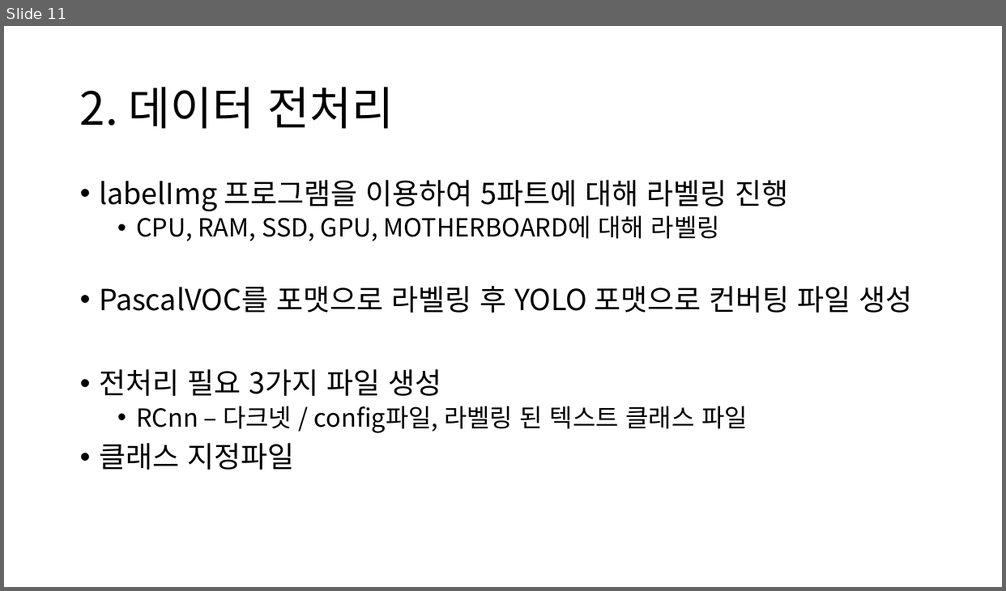
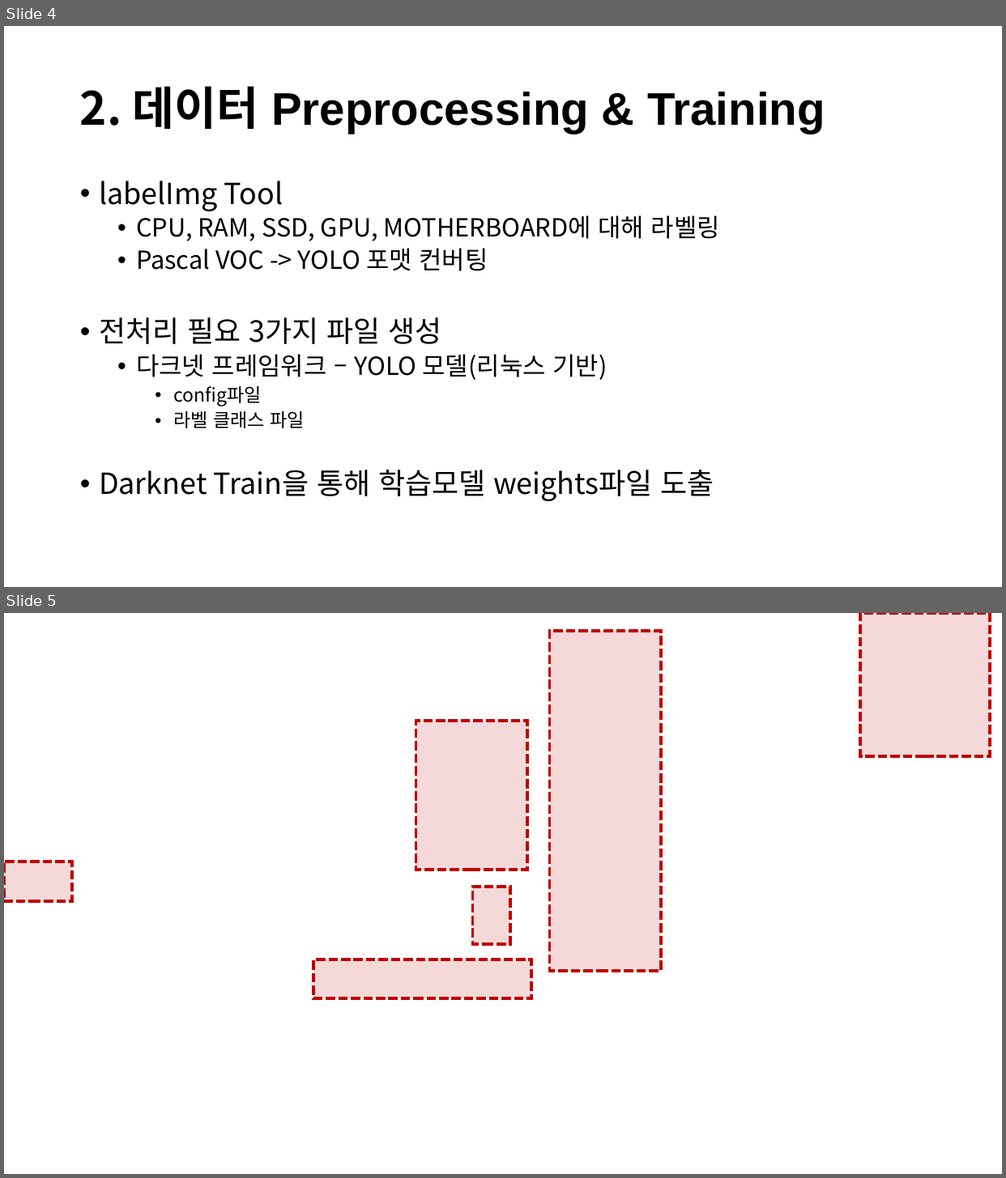
Before and after one commit to Team-Tetrapod/project, a slide deck: 2. 발표자료/PC조립 헬퍼 최종본.pptx. Shown one above the other, each under a label of ours: slide 11 before the commit, slides 4 and 5 after it. The pictures are 1006x591 and 1006x1178 pixels, drawn with LibreOffice and Linux fonts; fonts in the diff are those of the drawing; background and template pictures are left out. Boxes give left, top, right and bottom in pixels: in the first picture for what was removed or moved away, otherwise in the second. Text is boxed around its words. In the diff, an @@ line names an element or a change of style, - is before the commit and + after.

```diff
--- a/2. 발표자료/PC조립 헬퍼 최종본.pptx
+++ b/2. 발표자료/PC조립 헬퍼 최종본.pptx
@@ slide 5 added at (4, 613, 1002, 1174), background picture (left out) @@
@@ rectangle added at (550, 631, 661, 972), fill #C00000 at 15% opacity, outline #C00000 3 pt dashed @@
@@ rectangle added at (860, 613, 990, 756), fill #C00000 at 15% opacity, outline #C00000 3 pt dashed @@
@@ rectangle added at (415, 721, 526, 871), fill #C00000 at 15% opacity, outline #C00000 3 pt dashed @@
@@ rectangle added at (4, 862, 72, 901), fill #C00000 at 15% opacity, outline #C00000 3 pt dashed @@
@@ rectangle added at (473, 887, 510, 944), fill #C00000 at 15% opacity, outline #C00000 3 pt dashed @@
@@ rectangle added at (314, 960, 532, 999), fill #C00000 at 15% opacity, outline #C00000 3 pt dashed @@
@@ what was slide 11 is now slide 4 @@
@@ slide 4 changed as well @@
@@ title at (80, 86, 825, 133): text changed; font Noto Sans CJK KR to Arial; bold on @@
-2. 데이터 전처리
+2. 데이터 Preprocessing & Training
@@ text at (99, 181, 283, 211): text changed @@
-• labelImg 프로그램을 이용하여 5파트에 대해 라벨링 진행
+• labelImg Tool
@@ text at (136, 248, 488, 271): text changed; size 28 to 24 pt @@
-• PascalVOC를 포맷으로 라벨링 후 YOLO 포맷으로 컨버팅 파일 생성
+  • Pascal VOC -> YOLO 포맷 컨버팅
@@ text at (99, 354, 714, 501): text changed; size 24 to 28 pt @@
-  • RCnn – 다크넷 / config파일, 라벨링 된 텍스트 클래스 파일
-• 클래스 지정파일
+  • 다크넷 프레임워크 – YOLO 모델(리눅스 기반)
+    • config파일
+    • 라벨 클래스 파일
+• Darknet Train을 통해 학습모델 weights파일 도출
```
Also in this commit, not shown: 5 other slides changed, 4 other slides added, 7 slides removed, 1 other file.
